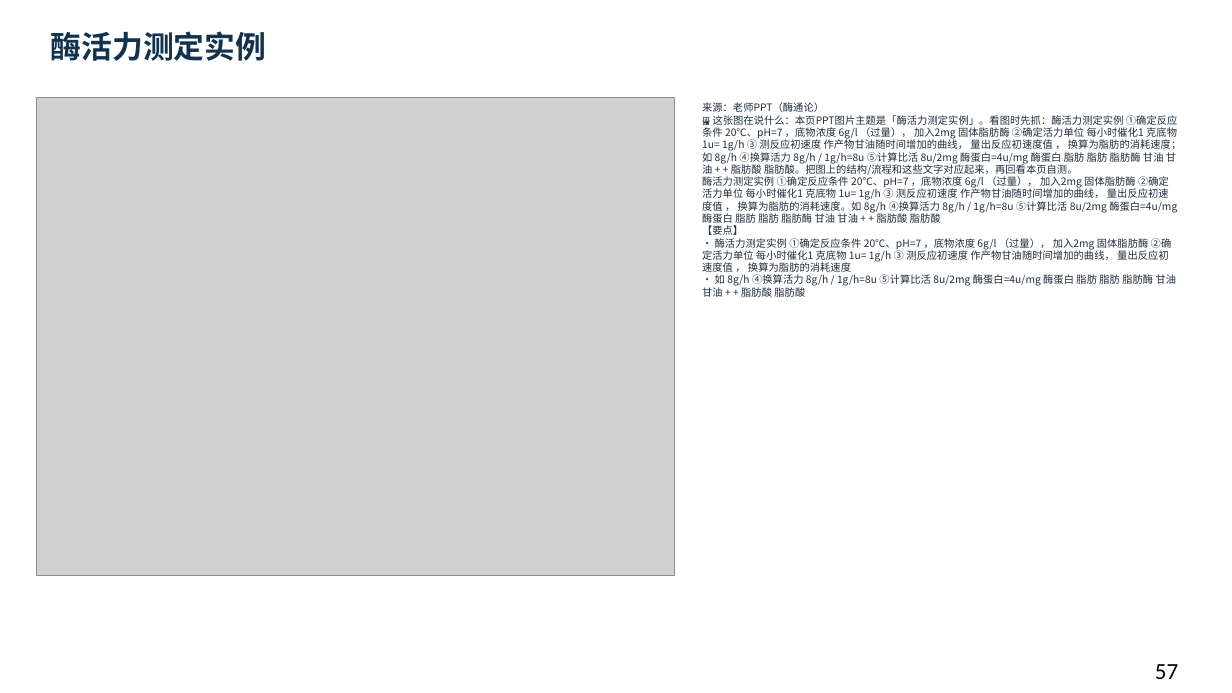
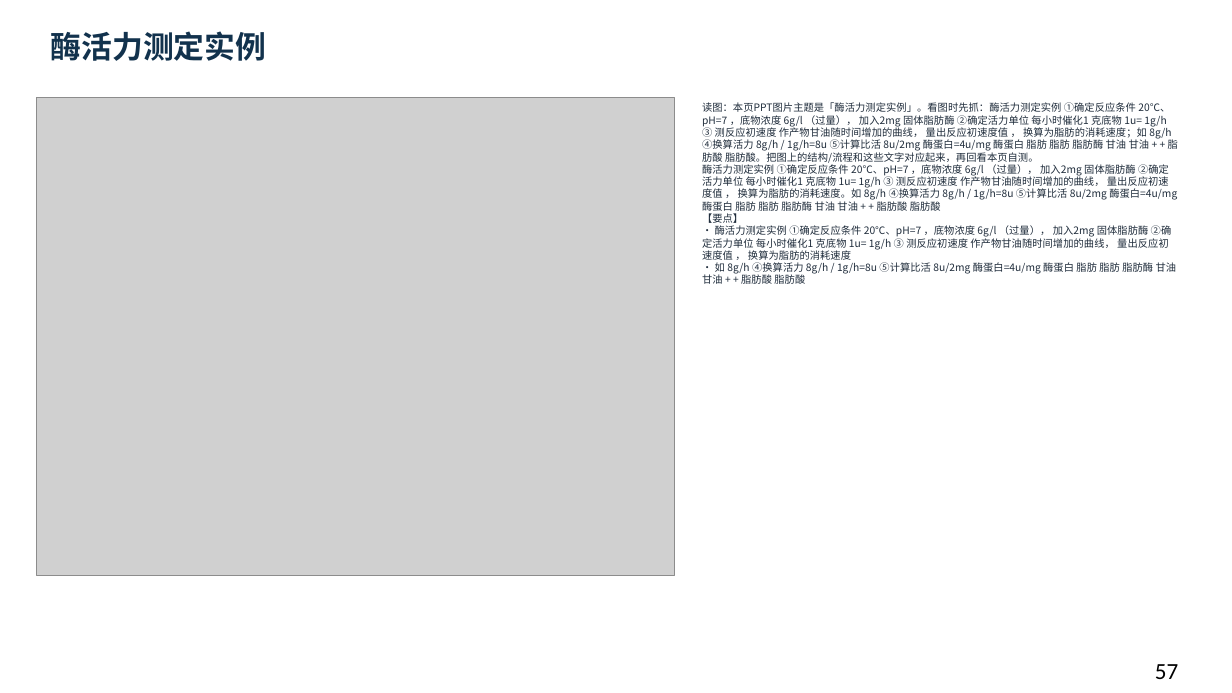
Before and after one commit to newkan-li/Biochemistry, a slide deck: slide 57 of downloads/bc06-ai-style.pptx. Drawn at 1232x693 pixels with LibreOffice and Linux fonts; fonts in the diff are those of the drawing; grey boxes stand for pictures. Boxes give left, top, right and bottom in pixels: in the first picture for what was removed or moved away, otherwise in the second. Text is boxed around its words. In the diff, an @@ line names an element or a change of style, - is before the commit and + after.

```diff
--- a/downloads/bc06-ai-style.pptx
+++ b/downloads/bc06-ai-style.pptx
@@ text at [702,102,1178,287]: text changed @@
-来源：老师PPT（酶通论）
-🖼 这张图在说什么：本页PPT图片主题是「酶活力测定实例」。看图时先抓：酶活力测定实例 ①确定反应条件 20℃、pH=7 ，底物浓度 6g/l （过量）， 加入2mg 固体脂肪酶 ②确定活力单位 每小时催化1 克底物 1u= 1g/h ③ 测反应初速度 作产物甘油随时间增加的曲线， 量出反应初速度值 ， 换算为脂肪的消耗速度；如 8g/h ④换算活力 8g/h / 1g/h=8u ⑤计算比活 8u/2mg 酶蛋白=4u/mg 酶蛋白 脂肪 脂肪 脂肪酶 甘油 甘油 + + 脂肪酸 脂肪酸。把图上的结构/流程和这些文字对应起来，再回看本页自测。
-酶活力测定实例 ①确定反应条件 20℃、pH=7 ，底物浓度 6g/l （过量）， 加入2mg 固体脂肪酶 ②确定活力单位 每小时催化1 克底物 1u= 1g/h ③ 测反应初速度 作产物甘油随时间增加的曲线， 量出反应初速度值 ， 换算为脂肪的消耗速度。如 8g/h ④换算活力 8g/h / 1g/h=8u ⑤计算比活 8u/2mg 酶蛋白=4u/mg 酶蛋白 脂肪 脂肪 脂肪酶 甘油 甘油 + + 脂肪酸 脂肪酸
-【要点】
-• 酶活力测定实例 ①确定反应条件 20℃、pH=7 ，底物浓度 6g/l （过量）， 加入2mg 固体脂肪酶 ②确定活力单位 每小时催化1 克底物 1u= 1g/h ③ 测反应初速度 作产物甘油随时间增加的曲线， 量出反应初速度值 ， 换算为脂肪的消耗速度
-• 如 8g/h ④换算活力 8g/h / 1g/h=8u ⑤计算比活 8u/2mg 酶蛋白=4u/mg 酶蛋白 脂肪 脂肪 脂肪酶 甘油 甘油 + + 脂肪酸 脂肪酸
+读图：本页PPT图片主题是「酶活力测定实例」。看图时先抓：酶活力测定实例 ①确定反应条件 20℃、pH=7 ，底物浓度 6g/l （过量）， 加入2mg 固体脂肪酶 ②确定活力单位 每小时催化1 克底物 1u= 1g/h ③ 测反应初速度 作产物甘油随时间增加的曲线， 量出反应初速度值 ， 换算为脂肪的消耗速度；如 8g/h ④换算活力 8g/h / 1g/h=8u ⑤计算比活 8u/2mg 酶蛋白=4u/mg 酶蛋白 脂肪 脂肪 脂肪酶 甘油 甘油 + + 脂肪酸 脂肪酸。把图上的结构/流程和这些文字对应起来，再回看本页自测。
+酶活力测定实例 ①确定反应条件 20℃、pH=7 ，底物浓度 6g/l （过量）， 加入2mg 固体脂肪酶 ②确定活力单位 每小时催化1 克底物 1u= 1g/h ③ 测反应初速度 作产物甘油随时间增加的曲线， 量出反应初速度值 ， 换算为脂肪的消耗速度。如 8g/h ④换算活力 8g/h / 1g/h=8u ⑤计算比活 8u/2mg 酶蛋白=4u/mg 酶蛋白 脂肪 脂肪 脂肪酶 甘油 甘油 + + 脂肪酸 脂肪酸
+【要点】
+• 酶活力测定实例 ①确定反应条件 20℃、pH=7 ，底物浓度 6g/l （过量）， 加入2mg 固体脂肪酶 ②确定活力单位 每小时催化1 克底物 1u= 1g/h ③ 测反应初速度 作产物甘油随时间增加的曲线， 量出反应初速度值 ， 换算为脂肪的消耗速度
+• 如 8g/h ④换算活力 8g/h / 1g/h=8u ⑤计算比活 8u/2mg 酶蛋白=4u/mg 酶蛋白 脂肪 脂肪 脂肪酶 甘油 甘油 + + 脂肪酸 脂肪酸
```
Also in this commit, not shown: 151 other slides changed, 5 other files.
